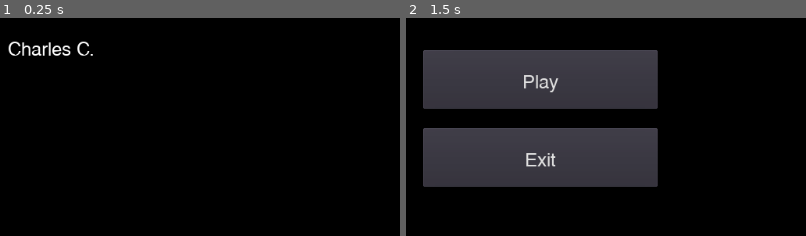
Above: before the commit, frames 1-2 (left to right).
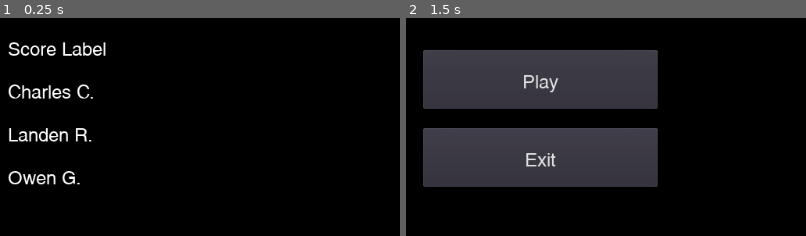
Above: after the commit, the same moments.

Repository: thomasapope/plat-form
Game: Godot game, scene res://scenes/Leaderboard.tscn
The game is run twice, just before and just after one commit, with the same random seed, the same clock (stepped at 60 frames per second) and the same inputs. This scene is started directly instead of the project's main scene.
Inputs (mouse positions are % of the whole screen's width and height, from its top left):
- Up to frame 1 (0.25 s): no input
- Up to frame 2 (1.5 s): tap Enter at 0.5 s; move the mouse to (72, 48) at 0.52 s; hold D (right) 0.53-1.25 s; click (72, 48) at 0.67 s; tap W (jump) at 0.77 s; click "Back" at 1.25 s
The pictures show only the part of the screen within x 32-82%, y 27-76%; the shares and areas given below are measured in that part.

The runs differ from the first frame. In frame 1, 2.7% of the frame differs, in the area x 2-27%, y 10-77%; in frame 2, nothing differs.

Commit message:
Add basic leaderboard population

Diff:
--- a/project.godot
+++ b/project.godot
@@ -27,7 +27,7 @@
 [application]
 
 config/name="Plat Form"
-run/main_scene="res://scenes/Setup Game.tscn"
+run/main_scene="res://scenes/Main.tscn"
 config/icon="res://art/character/tile_0284.png"
 config/windows_native_icon="res://icon.ico"
 
--- a/scenes/Leaderboard.tscn
+++ b/scenes/Leaderboard.tscn
@@ -1,9 +1,10 @@
-[gd_scene load_steps=5 format=2]
+[gd_scene load_steps=6 format=2]
 
 [ext_resource path="res://ui/Swansea72.tres" type="DynamicFont" id=1]
 [ext_resource path="res://ui/UITheme.tres" type="Theme" id=2]
 [ext_resource path="res://scripts/MenuButton.gd" type="Script" id=3]
-[ext_resource path="res://ui/Swansea24.tres" type="DynamicFont" id=4]
+[ext_resource path="res://scenes/Scores.gd" type="Script" id=4]
+[ext_resource path="res://scenes/LeaderboardLabel.tscn" type="PackedScene" id=5]
 
 [node name="Main" type="Control"]
 theme = ExtResource( 2 )
@@ -40,16 +41,12 @@
 theme = ExtResource( 2 )
 custom_constants/separation = 25
 alignment = 1
+script = ExtResource( 4 )
 __meta__ = {
 "_edit_use_anchors_": false
 }
 
-[node name="ScoreLabel" type="Label" parent="ScrollContainer/Scores"]
-margin_right = 300.0
-margin_bottom = 30.0
-rect_min_size = Vector2( 300, 30 )
-custom_fonts/font = ExtResource( 4 )
-text = "Charles C."
+[node name="Label" parent="ScrollContainer/Scores" instance=ExtResource( 5 )]
 
 [node name="Back" type="Button" parent="."]
 margin_left = 43.0
--- /dev/null
+++ b/scenes/LeaderboardLabel.tscn
@@ -0,0 +1,13 @@
+[gd_scene load_steps=2 format=2]
+
+[ext_resource path="res://ui/Swansea24.tres" type="DynamicFont" id=1]
+
+[node name="Label" type="Label"]
+margin_right = 300.0
+margin_bottom = 30.0
+rect_min_size = Vector2( 300, 30 )
+custom_fonts/font = ExtResource( 1 )
+text = "Score Label"
+__meta__ = {
+"_edit_use_anchors_": false
+}
--- /dev/null
+++ b/scenes/Scores.gd
@@ -0,0 +1,22 @@
+extends VBoxContainer
+
+
+var label = preload("res://scenes/LeaderboardLabel.tscn")
+
+
+export var filepath = "res://victors.txt"
+
+# Called when the node enters the scene tree for the first time.
+func _ready():
+	# Load list of victors
+	var victors = ["Charles C.", "Landen R.", "Owen G."]
+
+	for i in range(victors.size()):
+		var new_label = label.instance()
+		new_label.text = victors[i]
+		add_child(new_label)
+
+
+# Called every frame. 'delta' is the elapsed time since the previous frame.
+#func _process(delta):
+#	pass
Not shown, added: victors.txt
